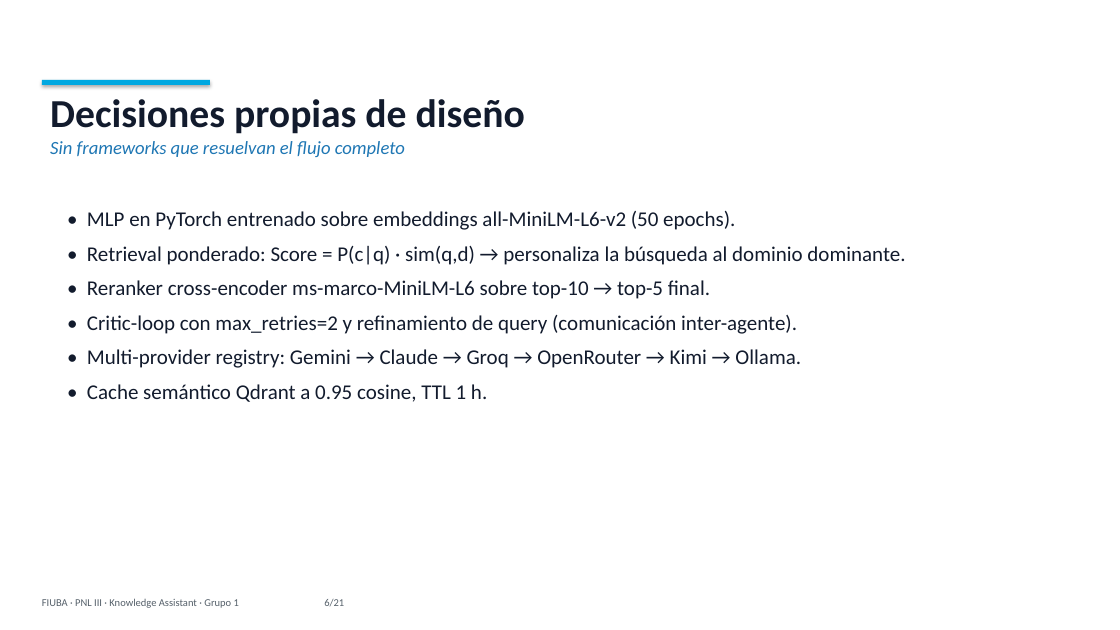
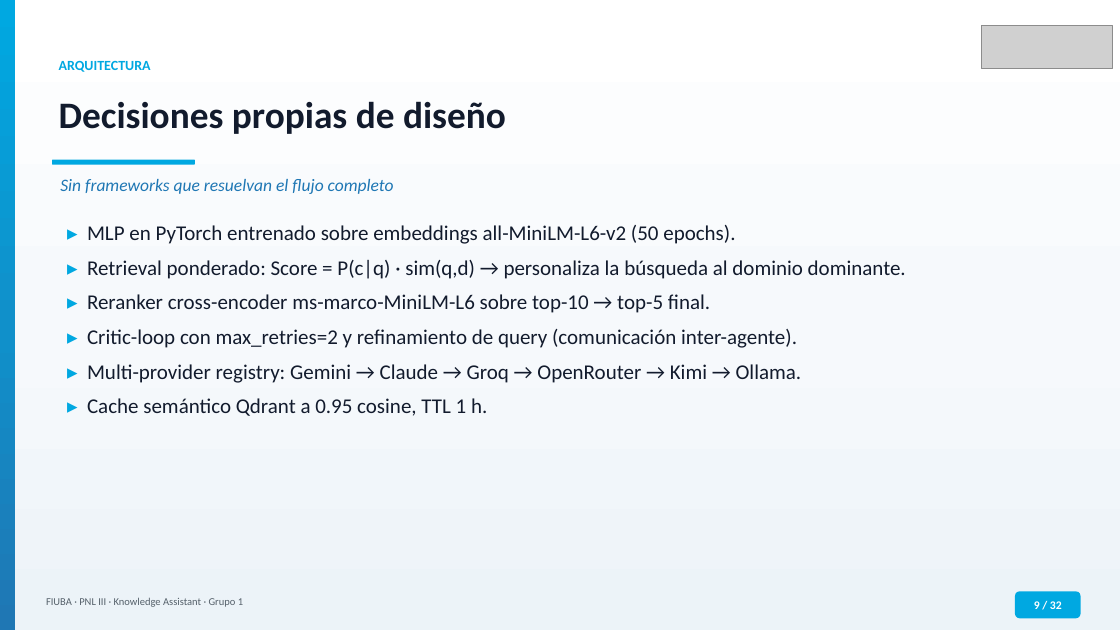
Before and after one commit to MLsound/multi-domain-assistant, a slide deck: slide 9 of docs/presentation_FIUBA.pptx (slide 6 before the commit). Drawn at 1120x630 pixels with LibreOffice and Linux fonts; fonts in the diff are those of the drawing; grey boxes stand for pictures. Boxes give left, top, right and bottom in pixels: in the first picture for what was removed or moved away, otherwise in the second. Text is boxed around its words. In the diff, an @@ line names an element or a change of style, - is before the commit and + after.

```diff
--- a/docs/presentation_FIUBA.pptx
+++ b/docs/presentation_FIUBA.pptx
@@ rectangle added at (0,0,1120,630), fill gradient #FFFFFF to #F6F9FC to #ECF3F8 @@
@@ rectangle added at (0,0,15,630), fill gradient #00A8E1 to #1090CA to #1F77B4 @@
@@ picture added at (981,25,1112,69) @@
@@ rectangle removed at (42,80,210,85) @@
@@ text added at (59,60,151,72), 12 pt, text #00A8E1, bold @@
+ARQUITECTURA
@@ text at (50,99,525,134): paragraph removed @@
-Decisiones propias de diseño
@@ text added at (59,101,506,134), 32 pt, text #121B2D, bold @@
+Decisiones propias de diseño
@@ text "Sin frameworks que resuelvan el ...": place and size @@
-text "Sin frameworks que resuelvan el ..." at (50,99,525,157)
+text "Sin frameworks que resuelvan el ..." at (60,179,394,194)
@@ text "Sin frameworks que resuelvan el ..." at (60,179,394,194): size 16 to 15 pt @@
@@ rounded rectangle added at (52,160,195,165), fill #00A8E1 @@
@@ text at (87,225,906,416): text changed @@
-• MLP en PyTorch entrenado sobre embeddings all-MiniLM-L6-v2 (50 epochs).
-• Retrieval ponderado: Score = P(c|q) · sim(q,d) → personaliza la búsqueda al dominio dominante.
-• Reranker cross-encoder ms-marco-MiniLM-L6 sobre top-10 → top-5 final.
-• Critic-loop con max_retries=2 y refinamiento de query (comunicación inter-agente).
-• Multi-provider registry: Gemini → Claude → Groq → OpenRouter → Kimi → Ollama.
-• Cache semántico Qdrant a 0.95 cosine, TTL 1 h.
+▸ MLP en PyTorch entrenado sobre embeddings all-MiniLM-L6-v2 (50 epochs).
+▸ Retrieval ponderado: Score = P(c|q) · sim(q,d) → personaliza la búsqueda al dominio dominante.
+▸ Reranker cross-encoder ms-marco-MiniLM-L6 sobre top-10 → top-5 final.
+▸ Critic-loop con max_retries=2 y refinamiento de query (comunicación inter-agente).
+▸ Multi-provider registry: Gemini → Claude → Groq → OpenRouter → Kimi → Ollama.
+▸ Cache semántico Qdrant a 0.95 cosine, TTL 1 h.
@@ text at (46,598,243,607): text changed @@
-FIUBA · PNL III · Knowledge Assistant · Grupo 1 6/21
+FIUBA · PNL III · Knowledge Assistant · Grupo 1
@@ rounded rectangle added at (1015,592,1081,618), fill #00A8E1, 10 pt, text #FFFFFF, bold @@
+9 / 32
```
Also in this commit, not shown: 19 other slides changed, 12 slides added, 1 slide removed.
